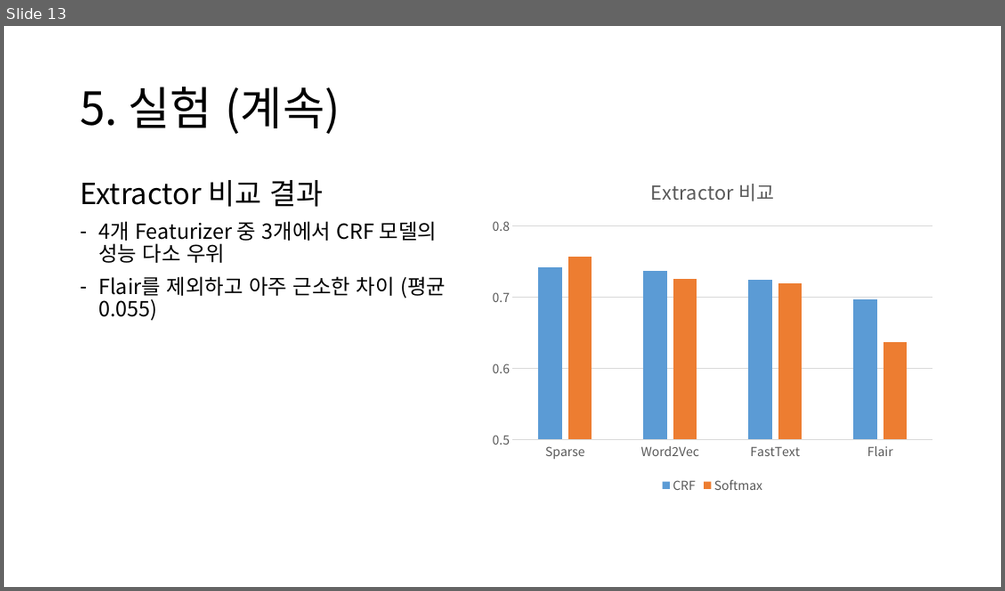
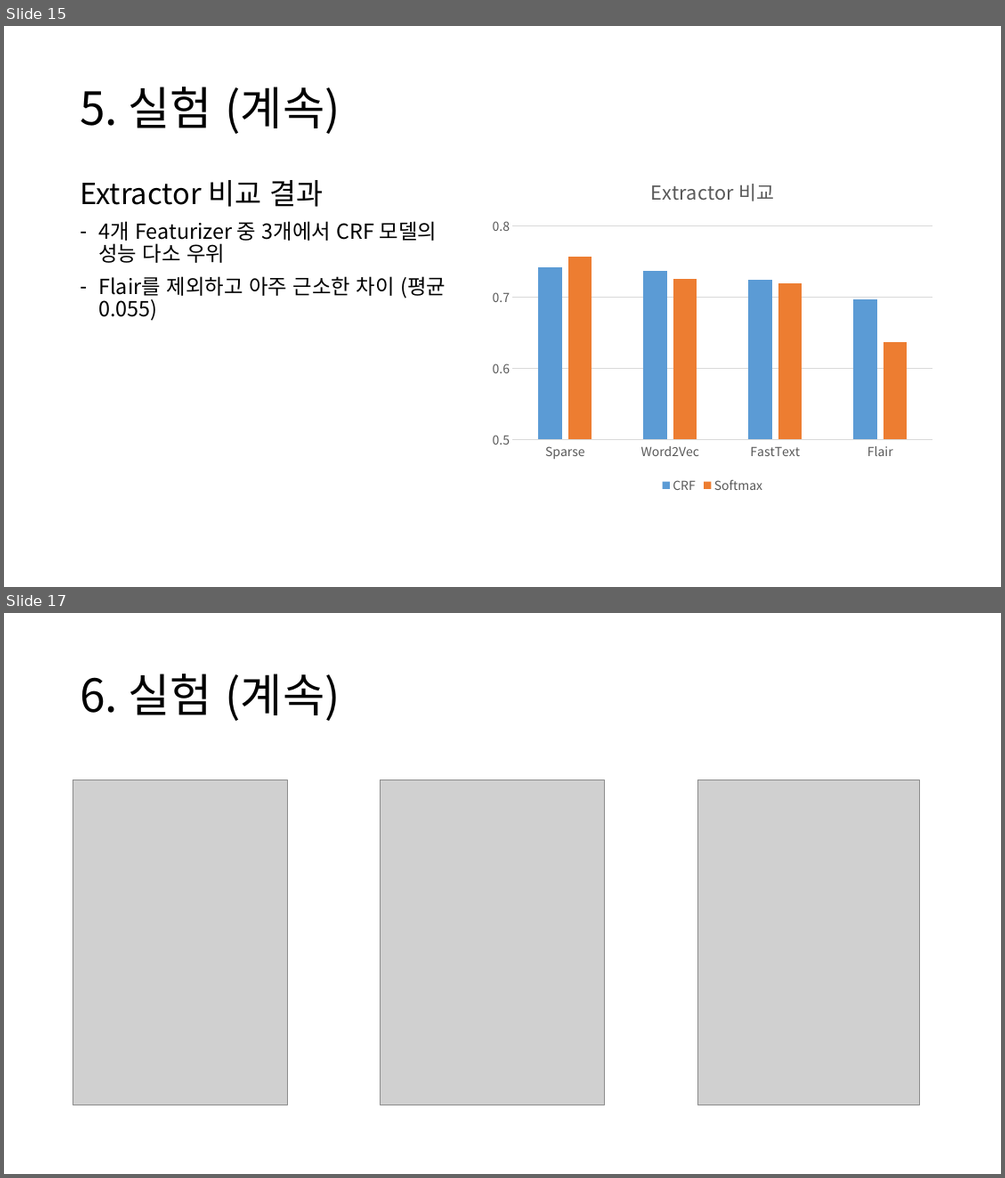
Before and after one commit to yongsun-yoon/chatbot, a slide deck: docs/Rasa custom NLU 모델 개발_팀장님.pptx. Shown one above the other, each under a label of ours: slide 13 before the commit, slides 15 and 17 after it; the slides between them are not shown. The pictures are 1005x591 and 1005x1178 pixels, drawn with LibreOffice and Linux fonts; fonts in the diff are those of the drawing; grey boxes stand for pictures. Boxes give left, top, right and bottom in pixels: in the first picture for what was removed or moved away, otherwise in the second. Text is boxed around its words. In the diff, an @@ line names an element or a change of style, - is before the commit and + after.

```diff
--- a/docs/Rasa custom NLU 모델 개발_팀장님.pptx
+++ b/docs/Rasa custom NLU 모델 개발_팀장님.pptx
@@ slide 17 added at (4, 613, 1001, 1174), background #FFFFFF @@
@@ title added at (80, 674, 340, 721), 44 pt, text #000000 @@
+6. 실험 (계속)
@@ picture added at (73, 779, 288, 1104) @@
@@ picture added at (380, 779, 606, 1104) @@
@@ picture added at (698, 779, 920, 1104) @@
@@ what was slide 13 is now slide 15 @@
```
Also in this commit, not shown: 8 slides changed.
